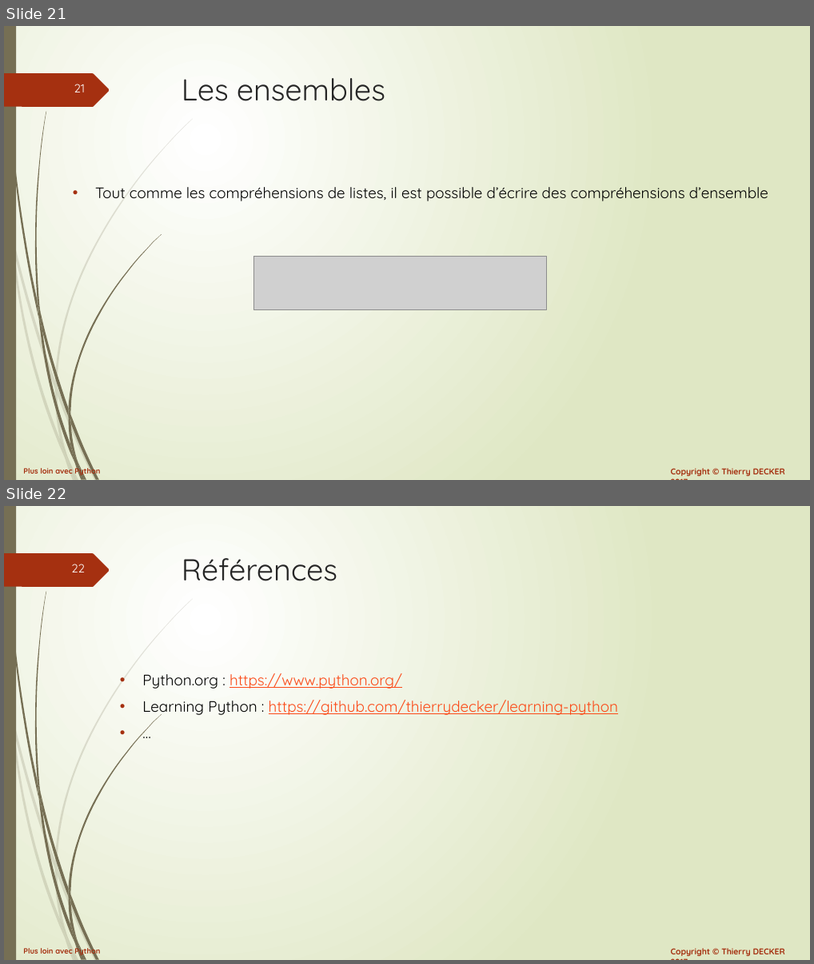
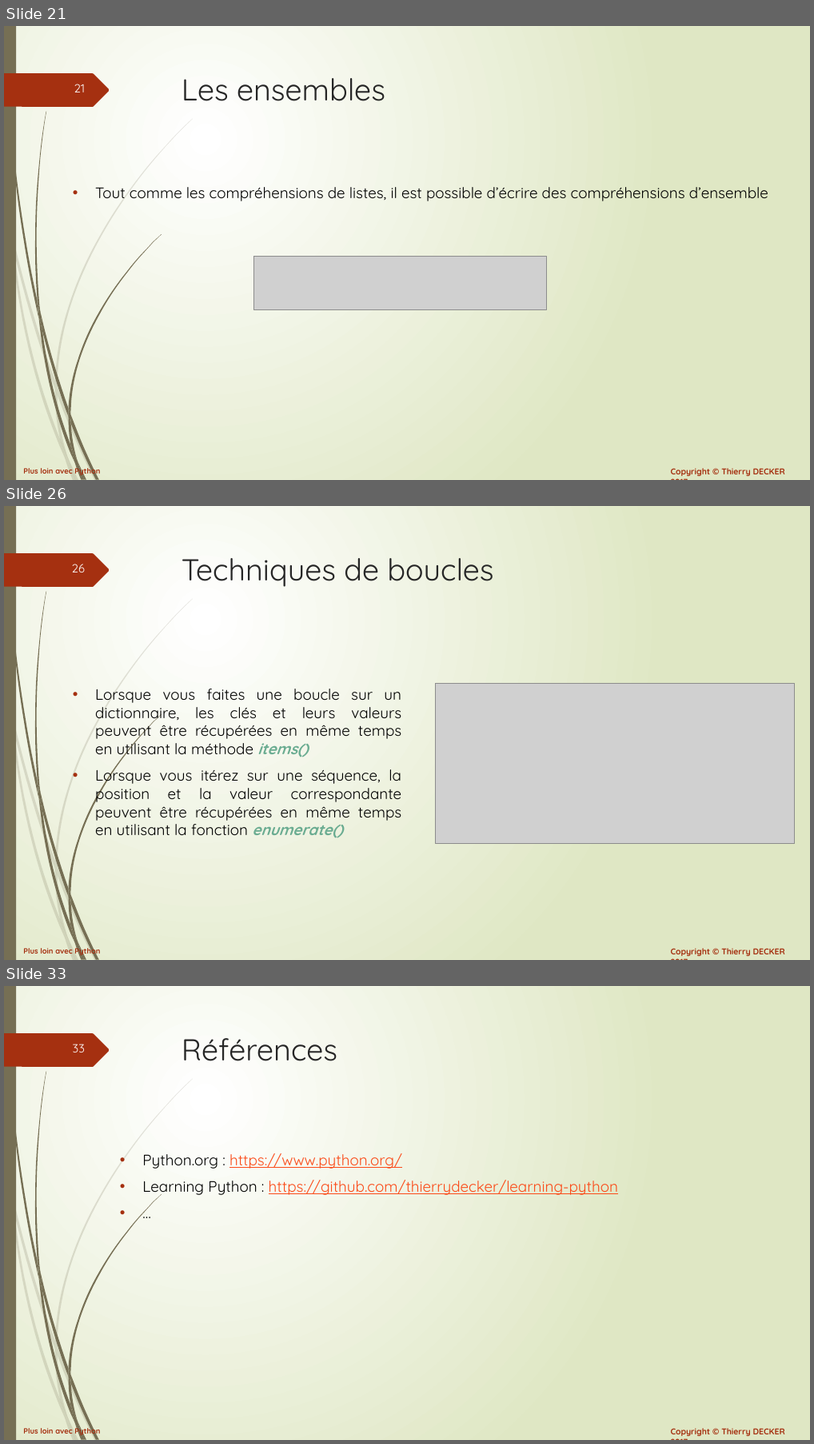
Before and after one commit to VikmanTheRacoon/learning-python, a slide deck: documentations/python-102.pptx. Shown one above the other, each under a label of ours: slides 21 and 22 before the commit, slides 21, 26 and 33 after it; the slides between them are not shown. The pictures are 814x964 and 814x1444 pixels, drawn with LibreOffice and Linux fonts; fonts in the diff are those of the drawing; grey boxes stand for pictures. Boxes give left, top, right and bottom in pixels: in the first picture for what was removed or moved away, otherwise in the second. Text is boxed around its words. In the diff, an @@ line names an element or a change of style, - is before the commit and + after.

```diff
--- a/documentations/python-102.pptx
+++ b/documentations/python-102.pptx
@@ slide 26 added at (4,506,810,960), background gradient #FFFFFF to #DFE8C4; not listed: 27 template elements that a slide beside it also shows @@
@@ title added at (182,558,494,587), 36 pt, text #262626 @@
+Techniques de boucles
@@ text added at (95,688,402,838), 18 pt, text #000000 @@
+• Lorsque vous faites une boucle sur un dictionnaire, les clés et leurs valeurs peuvent être récupérées en même temps en utilisant la méthode items()
+• Lorsque vous itérez sur une séquence, la position et la valeur correspondante peuvent être récupérées en même temps en utilisant la fonction enumerate()
@@ picture added at (436,684,794,843) @@
@@ what was slide 22 is now slide 33 @@
@@ page number at (73,1044,85,1052): text changed @@
-22
+33
```
Also in this commit, not shown: 10 other slides added, 1 other file.
